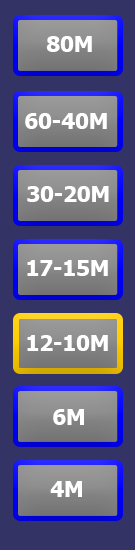
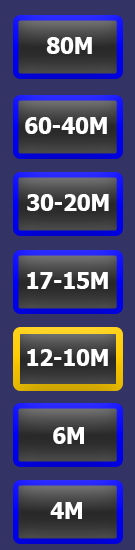
Layer changes from the first w=135, h=550 image to the second:
painted on "12-10M" over [27, 335, 108, 366]
painted on "17-15M" over [27, 260, 108, 289]
painted on "30-20M" over [27, 186, 109, 211]
painted on "60-40M" over [25, 113, 107, 134]
painted on "4M" over [50, 481, 82, 519]
painted on "6M" over [53, 409, 84, 444]
painted on "160M" over [46, 36, 92, 54]
painted on "Button7" over [13, 460, 123, 544]
painted on "Button6" over [13, 386, 123, 467]
painted on "Button5" over [13, 313, 123, 391]
painted on "Button4" over [13, 239, 123, 314]
painted on "Button3" over [13, 165, 123, 236]
painted on "Button2" over [13, 91, 123, 159]
painted on "Button1" over [13, 15, 123, 79]